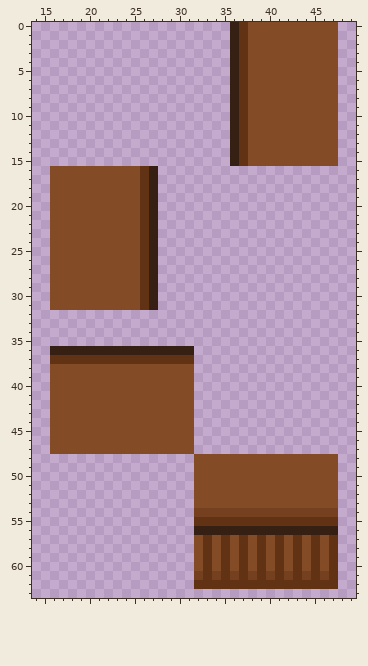
Pixel-art sprite: Resources/Textures/Structures/Furniture/Tables/counterwood.rsi/state_6.png. That is the earlier state.
The file is 64x64 pixels. Colours within 5 levels of each other are drawn and written as one. Shown: x 14..49, y 0..63.
Now the later version:
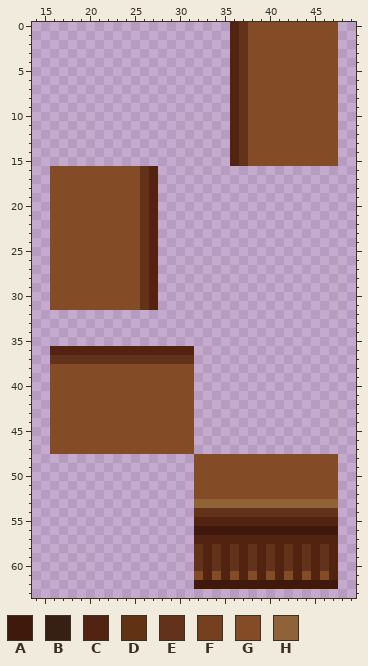
Palette (. is transparent): A #40190d  B #352013  C #522310  D #613314  E #63321a  F #754020  G #844b27  H #8f6238
The edit:
The edit turns colour B into colour A in row 56 at x 32 to 47.
The edit turns colour D into colour A in row 62 at x 32 to 47.
The edit turns colour B into colour C in rows 0 to 15 at x 36; in rows 16 to 31 at x 27; in row 36 at x 16 to 31.
The edit turns colour D into colour C in row 55 at x 32 to 47; in rows 57 to 61 at x 33, 35, 37, 39, 41, 43, 45 and 47.
The edit turns colour G into colour C in row 57 at x 32, 34, 36, 38, 40, 42, 44 and 46.
The edit turns colour D into colour E in rows 0 to 15 at x 37; in rows 16 to 31 at x 26; in row 37 at x 16 to 31.
The edit turns colour F into colour E in row 54 at x 32 to 47.
The edit turns colour G into colour E in rows 58 to 60 at x 32, 34, 36, 38, 40, 42, 44 and 46.
The edit turns colour F into colour G in row 61 at x 32, 34, 36, 38, 40, 42, 44 and 46.
The edit turns colour G into colour H in row 53 at x 32 to 47.
